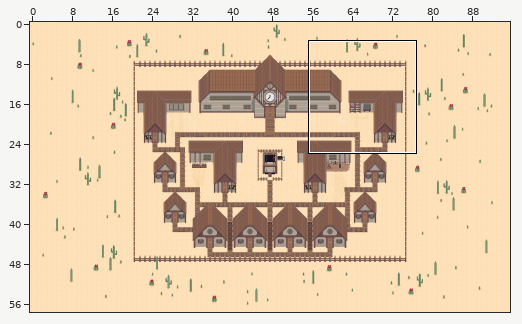
Tiled map (JSON) -- assets/Tilemaps/Hub.tmj. The picture above shows the old version from afar; the outline marks the close-up.
Close-up. First the earlier version:
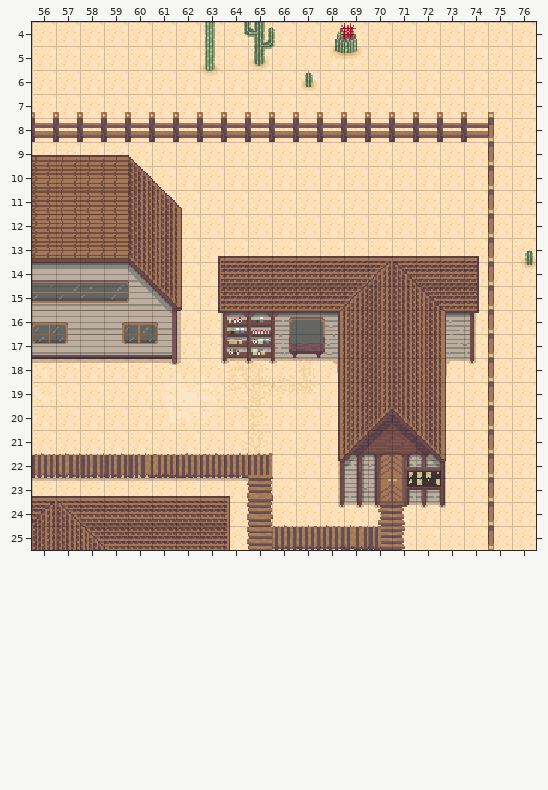
Cells are 16x16 px. Shown: x 56..76, y 4..25. The commit also changed other parts of the map, which this record leaves out.
The same view after the edit:
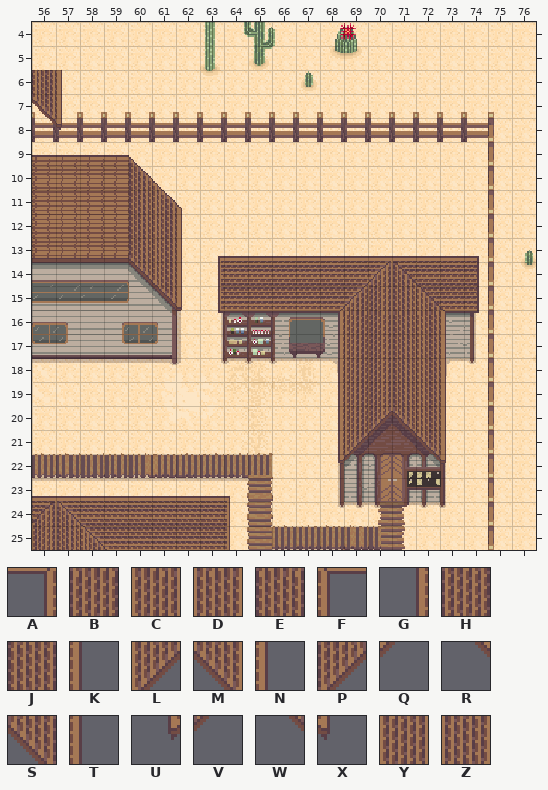
Key: from "HouseRoof": A 379, B 380, C 381, D 382, E 383, F 384, G 409, H 410, J 413, K 414, L 501, M 502, N 504, P 530, Q 531, R 532, S 533, T 534, U 559, V 560, W 563, X 564; from "hub_test": Y 3777, Z 3782.
_ is an empty cell.
Tiles of an added or newly shown layer are drawn over the layers below it.
What changed:
Layer "Kachelebene 2" (now shown):
There is now tile A in row 16 at x 68.
There is now tile B in row 16 at x 69.
There is now tile C in row 16 at x 70.
There is now tile D in row 16 at x 71.
There is now tile E in row 16 at x 72.
There is now tile F in row 16 at x 73.
There is now tile G in rows 17 to 21 at x 68.
There is now tile H in rows 17 to 20 at x 69.
There is now tile J in row 6 at x 56; in rows 17 to 20 at x 72.
There is now tile K in rows 17 to 19 at x 73.
There is now tile L in row 20 at x 70.
There is now tile M in row 20 at x 71.
There is now tile N in row 6 at x 57; in row 20 at x 73.
There is now tile P in row 21 at x 69.
There is now tile Q in row 21 at x 70.
There is now tile R in row 21 at x 71.
There is now tile S in row 7 at x 56; in row 21 at x 72.
There is now tile T in row 7 at x 57; in row 21 at x 73.
There is now tile U in row 22 at x 68.
There is now tile V in row 22 at x 69.
There is now tile W in row 8 at x 56; in row 22 at x 72.
There is now tile X in row 8 at x 57; in row 22 at x 73.
There is now tile Y in rows 17 to 19 at x 70.
There is now tile Z in rows 17 to 19 at x 71.
Changed places in both close-ups, as pixel boxes (x1, y1, x2, y2):
added: (32, 70, 62, 130)
added: (338, 313, 446, 464)
